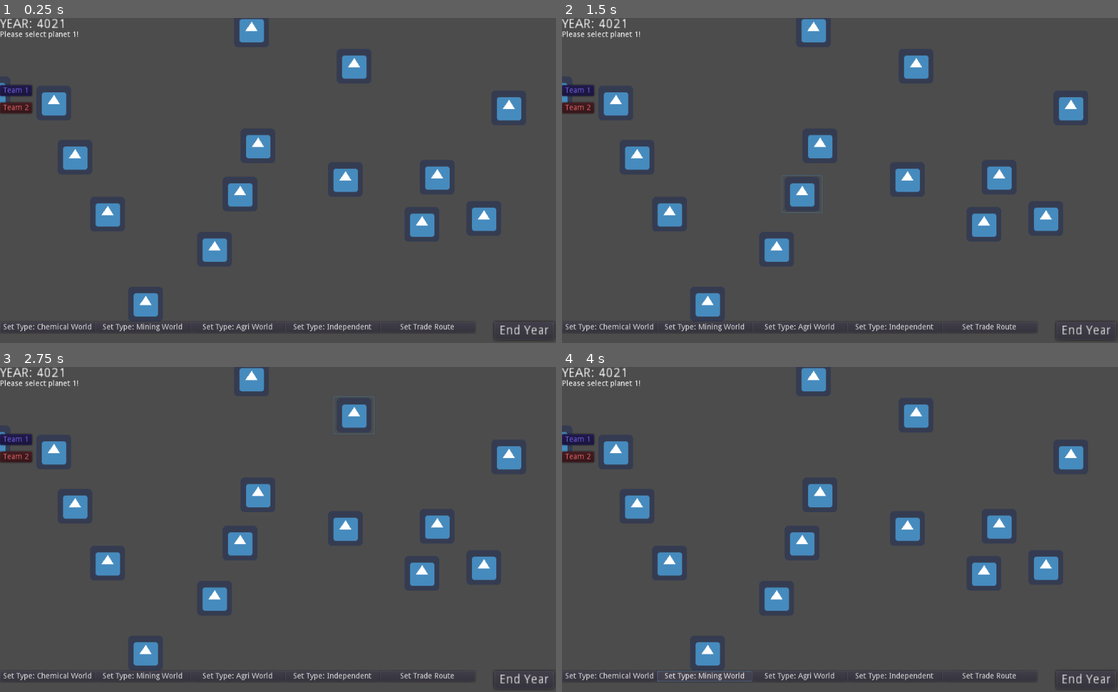
Above: before the commit, frames 1-4 (two rows, left to right).
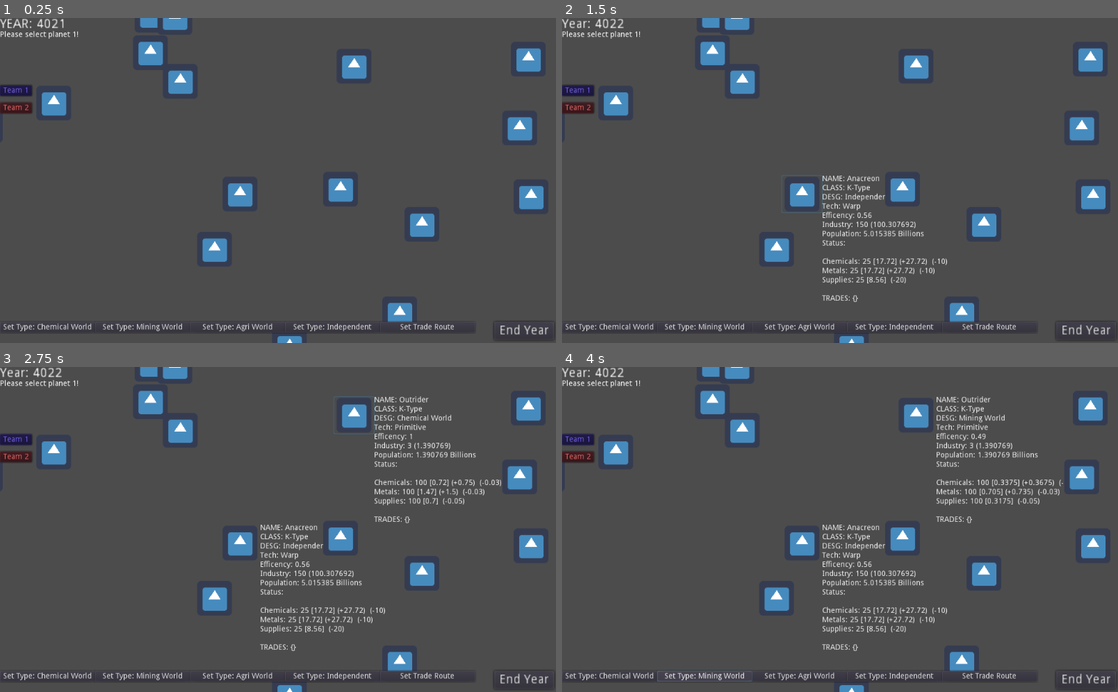
Above: after the commit, the same moments.

Repository: Nore5515/Anacreon4022
Game: Godot game, scene res://Main.tscn
Same seed, same stepped clock (60 frames per second), same inputs: the game is played once before the commit and once after it. The engine's default icon, where the game draws it, is replaced by a stand-in: a white triangle on a blue panel in a dark square.
Inputs:
- Up to frame 1 (0.25 s): no input
- Up to frame 2 (1.5 s): click "End Year" at 0.5 s; click "NAME: Anacreon CLASS: K-Type …" at 1.25 s
- Up to frame 3 (2.75 s): click "NAME: Anacreon CLASS: K-Type …" (after the commit: "NAME: Outrider CLASS: K-Type …") at 2 s
- Up to frame 4 (4 s): click "Set Type: Chemical World" at 2.75 s; click "Set Type: Mining World" at 3.5 s

The runs differ from the first frame. In frame 1, 5.2% of the frame differs, in the area x 0-98%, y 0-100%; in frame 2, 6.6%; in frame 3, 7.9%; in frame 4, 8.0%.
Error before the commit: Parse Error: ':' expected at end of line. (res://Planet.gd:240)

Commit message:
Team design

Diff:
--- a/Main.tscn
+++ b/Main.tscn
@@ -21,6 +21,13 @@
 [node name="Line2D" type="Line2D" parent="."]
 
 [node name="Planet" parent="." instance=ExtResource( 9 )]
+worldName = "Anacreon"
+worldClass = "K-Type"
+worldDesg = "Mining World"
+worldTech = "Warp"
+techMod = 1.0
+industry = 150.0
+population = 4.0
 
 [node name="Planet2" type="Button" parent="." groups=[
 "planet",
--- a/Planet.gd
+++ b/Planet.gd
@@ -69,7 +69,9 @@
 		techMod = 0.5
 	elif (worldTech == "Warp"):
 		techMod = 1.0
-	updateDetails()
+	if worldClass == null:
+		worldClass = "Independent World"
+	#updateDetails()
 
 func addTrades(planetName, type, amount):
 	if (type == "chem"):
@@ -227,17 +229,35 @@
 		supDanger = ""
 
 	if team != "":
-		print ("Aligned!")
+		if getNearestPlanet().team != "":
+			if getNearestPlanet().team != team:
+				pass
+				# ENEMY TEAM
+			else:
+				pass
+				# MY TEAM
+		else:
+			getNearestPlanet().setTeam(team, modulate)
 
 	updateDetails()
 
 func getNearestPlanet():
 	var nearest
 	for planet in get_tree().get_nodes_in_group("planet"):
-		if nearest == null:
-			nearest = planet
-		else:
-			if nearest.position
+		if planet == self:
+			pass
+		elif planet.team == team:
+			pass
+		else:
+			if nearest == null:
+				nearest = planet
+			else:
+				if (self.get_global_rect().position-planet.get_global_rect().position).length() > (self.get_global_rect().position - nearest.get_global_rect().position).length():
+					nearest = planet
+
+	if nearest == null:
+		nearest = self
+	return nearest
 
 func updateDetails():
 
--- a/PlanetGenerator.gd
+++ b/PlanetGenerator.gd
@@ -29,6 +29,7 @@
 	p.industry = p.population * 10 * p.techMod
 	p.desgPlanet("Independent World")
 	p.init()
+	p.updateDetails()
 	return p
 
 var worldNames = ["Earth", "Mars", "Venus", "Mercury", "Alpha Centari", "Dune"]
